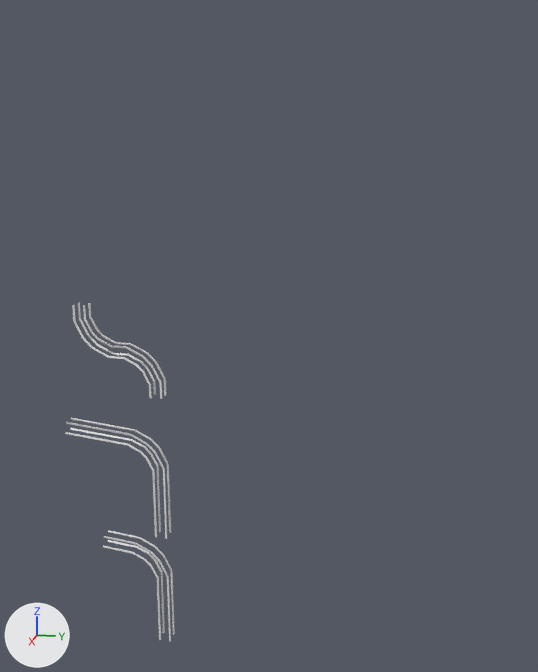
What one commit did to the Blender file Assets/Models/level_27_tracks.blend.
Camera for both pictures: a camera (50 mm lens) standing at (88.7, 42.6, 21.1) and looking at (-1.4, 24.6, -1.4). Arrows for +X, +Y and +Z are at lower left; the lights stay in place.

Objects in the first picture: 'track_1', 'track_bottom', 'track_bottom_short'.
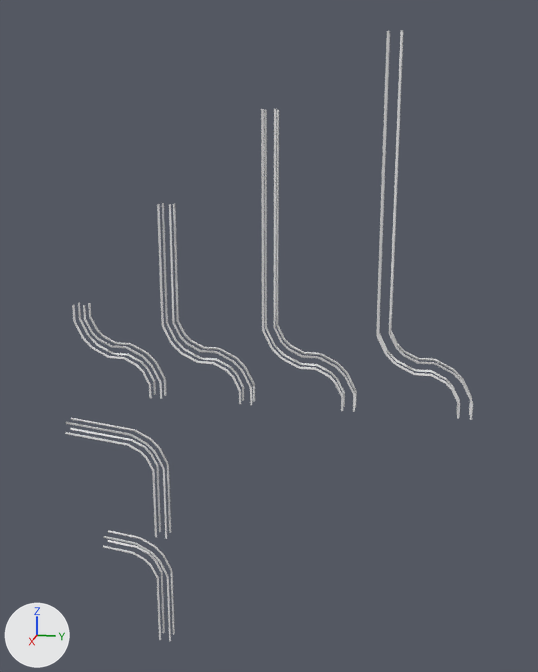
What differs and where, as boxes (x1, y1, x2, y2) in the pictures (538 x 672 px):
'track_1_medium', added: after (261, 109, 357, 412)
'track_1_high', added: after (376, 30, 473, 420)
'track_1_short', added: after (157, 203, 255, 405)

What changed in the scene script:
```text
Add cu_nurbspath_005:
    cu_nurbspath_005 = bpy.data.curves.new('NurbsPath.005', 'CURVE')
    cu_nurbspath_005.dimensions = '3D'
    _sp = cu_nurbspath_005.splines.new('NURBS'); _sp.points.add(9)
    _sp.points.foreach_set('co', [-15.0, 0.0, 0.0, 1.0, 0.0, 0.0, 0.0, 1.0, 2.0, 1.0, 0.0, 1.0, 3.0, 2.0, 0.0, 1.0, 4.0, 4.0, 0.0, 1.0, 4.0, 6.0, 0.0, 1.0, 5.0, 8.0, 0.0, 1.0, 6.0, 9.0, 0.0, 1.0, 8.0, 10.0, 0.0, 1.0, 10.0, 10.0, 0.0, 1.0])
    _sp.order_u = 2
    _sp.order_v = 0
    _sp.resolution_u = 4
    _sp.use_endpoint_u = True
    cu_nurbspath_005.use_path = True
    cu_nurbspath_005.use_path_clamp = True
    cu_nurbspath_005.bevel_mode = 'OBJECT'
    cu_nurbspath_005.bevel_resolution = 0
    cu_nurbspath_005.fill_mode = 'HALF'
    cu_nurbspath_005.bevel_object = ob_trianglethickbevel_004
Add cu_nurbscircle_003:
    cu_nurbscircle_003 = bpy.data.curves.new('NurbsCircle.003', 'CURVE')
    cu_nurbscircle_003.dimensions = '3D'
    _sp = cu_nurbscircle_003.splines.new('NURBS'); _sp.points.add(2)
    _sp.points.foreach_set('co', [-0.366, -0.492, 0.0, 1.0, -0.531, -0.544, 0.0, 0.354, -0.494, -0.375, 0.0, 1.0])
    _sp.order_u = 2
    _sp.order_v = 0
    _sp.resolution_u = 1
    _sp.use_cyclic_u = True
    _sp = cu_nurbscircle_003.splines.new('NURBS'); _sp.points.add(2)
    _sp.points.foreach_set('co', [-0.493, 0.361, 0.0, 1.0, -0.532, 0.53, 0.0, 0.354, -0.366, 0.479, 0.0, 1.0])
    _sp.order_u = 2
    _sp.order_v = 0
    _sp.resolution_u = 1
    _sp.use_cyclic_u = True
    _sp = cu_nurbscircle_003.splines.new('NURBS'); _sp.points.add(2)
    _sp.points.foreach_set('co', [0.484, -0.375, 0.0, 1.0, 0.532, -0.541, 0.0, 0.354, 0.364, -0.499, 0.0, 1.0])
    _sp.order_u = 2
    _sp.order_v = 0
    _sp.resolution_u = 1
    _sp.use_cyclic_u = True
    _sp = cu_nurbscircle_003.splines.new('NURBS'); _sp.points.add(2)
    _sp.points.foreach_set('co', [0.37, 0.468, 0.0, 1.0, 0.534, 0.522, 0.0, 0.354, 0.498, 0.352, 0.0, 1.0])
    _sp.order_u = 2
    _sp.order_v = 0
    _sp.resolution_u = 1
    _sp.use_cyclic_u = True
    cu_nurbscircle_003.use_path = True
    cu_nurbscircle_003.use_path_clamp = True
    cu_nurbscircle_003.bevel_resolution = 0
    cu_nurbscircle_003.fill_mode = 'HALF'
Add cu_nurbspath_004:
    cu_nurbspath_004 = bpy.data.curves.new('NurbsPath.004', 'CURVE')
    cu_nurbspath_004.dimensions = '3D'
    _sp = cu_nurbspath_004.splines.new('NURBS'); _sp.points.add(9)
    _sp.points.foreach_set('co', [-34.0, 0.0, 0.0, 1.0, 0.0, 0.0, 0.0, 1.0, 2.0, 1.0, 0.0, 1.0, 3.0, 2.0, 0.0, 1.0, 4.0, 4.0, 0.0, 1.0, 4.0, 6.0, 0.0, 1.0, 5.0, 8.0, 0.0, 1.0, 6.0, 9.0, 0.0, 1.0, 8.0, 10.0, 0.0, 1.0, 10.0, 10.0, 0.0, 1.0])
    _sp.order_u = 2
    _sp.order_v = 0
    _sp.resolution_u = 4
    _sp.use_endpoint_u = True
    cu_nurbspath_004.use_path = True
    cu_nurbspath_004.use_path_clamp = True
    cu_nurbspath_004.bevel_mode = 'OBJECT'
    cu_nurbspath_004.bevel_resolution = 0
    cu_nurbspath_004.fill_mode = 'HALF'
    cu_nurbspath_004.bevel_object = ob_trianglethickbevel_003
Add cu_nurbscircle_002:
    cu_nurbscircle_002 = bpy.data.curves.new('NurbsCircle.002', 'CURVE')
    cu_nurbscircle_002.dimensions = '3D'
    _sp = cu_nurbscircle_002.splines.new('NURBS'); _sp.points.add(2)
    _sp.points.foreach_set('co', [-0.366, -0.492, 0.0, 1.0, -0.531, -0.544, 0.0, 0.354, -0.494, -0.375, 0.0, 1.0])
    _sp.order_u = 2
    _sp.order_v = 0
    _sp.resolution_u = 1
    _sp.use_cyclic_u = True
    _sp = cu_nurbscircle_002.splines.new('NURBS'); _sp.points.add(2)
    _sp.points.foreach_set('co', [-0.493, 0.361, 0.0, 1.0, -0.532, 0.53, 0.0, 0.354, -0.366, 0.479, 0.0, 1.0])
    _sp.order_u = 2
    _sp.order_v = 0
    _sp.resolution_u = 1
    _sp.use_cyclic_u = True
    _sp = cu_nurbscircle_002.splines.new('NURBS'); _sp.points.add(2)
    _sp.points.foreach_set('co', [0.484, -0.375, 0.0, 1.0, 0.532, -0.541, 0.0, 0.354, 0.364, -0.499, 0.0, 1.0])
    _sp.order_u = 2
    _sp.order_v = 0
    _sp.resolution_u = 1
    _sp.use_cyclic_u = True
    _sp = cu_nurbscircle_002.splines.new('NURBS'); _sp.points.add(2)
    _sp.points.foreach_set('co', [0.37, 0.468, 0.0, 1.0, 0.534, 0.522, 0.0, 0.354, 0.498, 0.352, 0.0, 1.0])
    _sp.order_u = 2
    _sp.order_v = 0
    _sp.resolution_u = 1
    _sp.use_cyclic_u = True
    cu_nurbscircle_002.use_path = True
    cu_nurbscircle_002.use_path_clamp = True
    cu_nurbscircle_002.bevel_resolution = 0
    cu_nurbscircle_002.fill_mode = 'HALF'
Add cu_nurbspath_003:
    cu_nurbspath_003 = bpy.data.curves.new('NurbsPath.003', 'CURVE')
    cu_nurbspath_003.dimensions = '3D'
    _sp = cu_nurbspath_003.splines.new('NURBS'); _sp.points.add(9)
    _sp.points.foreach_set('co', [-26.0, 0.0, 0.0, 1.0, 0.0, 0.0, 0.0, 1.0, 2.0, 1.0, 0.0, 1.0, 3.0, 2.0, 0.0, 1.0, 4.0, 4.0, 0.0, 1.0, 4.0, 6.0, 0.0, 1.0, 5.0, 8.0, 0.0, 1.0, 6.0, 9.0, 0.0, 1.0, 8.0, 10.0, 0.0, 1.0, 10.0, 10.0, 0.0, 1.0])
    _sp.order_u = 2
    _sp.order_v = 0
    _sp.resolution_u = 4
    _sp.use_endpoint_u = True
    cu_nurbspath_003.use_path = True
    cu_nurbspath_003.use_path_clamp = True
    cu_nurbspath_003.bevel_mode = 'OBJECT'
    cu_nurbspath_003.bevel_resolution = 0
    cu_nurbspath_003.fill_mode = 'HALF'
    cu_nurbspath_003.bevel_object = ob_trianglethickbevel_002
Add ob_track_1_short:
    ob_track_1_short = bpy.data.objects.new('track_1_short', cu_nurbspath_005)
    ob_track_1_short.location = (0.0, 12.0, 0.0)
    ob_track_1_short.rotation_euler = (0.0, 1.571, 0.0)  # degrees (0, 90, 0)
Add ob_trianglethickbevel_004:
    ob_trianglethickbevel_004 = bpy.data.objects.new('TriangleThickBevel.004', cu_nurbscircle_003)
    ob_trianglethickbevel_004.location = (2.76, 0.0, 0.0)
    ob_trianglethickbevel_004.scale = (1.63, 1.63, 1.63)
Add ob_track_1_high:
    ob_track_1_high = bpy.data.objects.new('track_1_high', cu_nurbspath_004)
    ob_track_1_high.location = (0.0, 39.0, 0.0)
    ob_track_1_high.rotation_euler = (0.0, 1.571, 0.0)  # degrees (0, 90, 0)
Add ob_trianglethickbevel_003:
    ob_trianglethickbevel_003 = bpy.data.objects.new('TriangleThickBevel.003', cu_nurbscircle_002)
    ob_trianglethickbevel_003.location = (2.76, 0.0, 0.0)
    ob_trianglethickbevel_003.scale = (1.63, 1.63, 1.63)
Add ob_track_1_medium:
    ob_track_1_medium = bpy.data.objects.new('track_1_medium', cu_nurbspath_003)
    ob_track_1_medium.location = (0.0, 25.0, 0.0)
    ob_track_1_medium.rotation_euler = (0.0, 1.571, 0.0)  # degrees (0, 90, 0)
```
